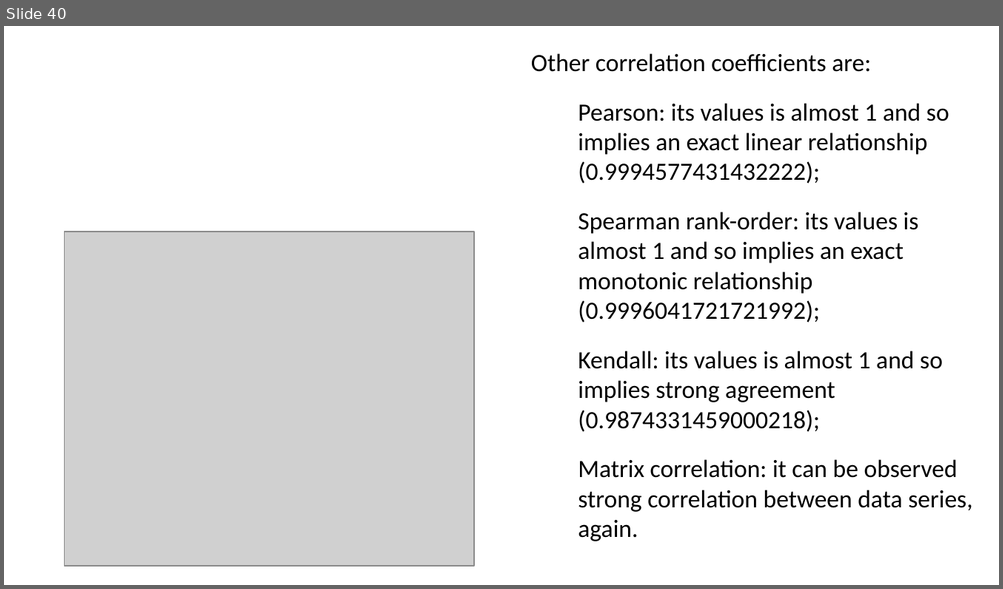
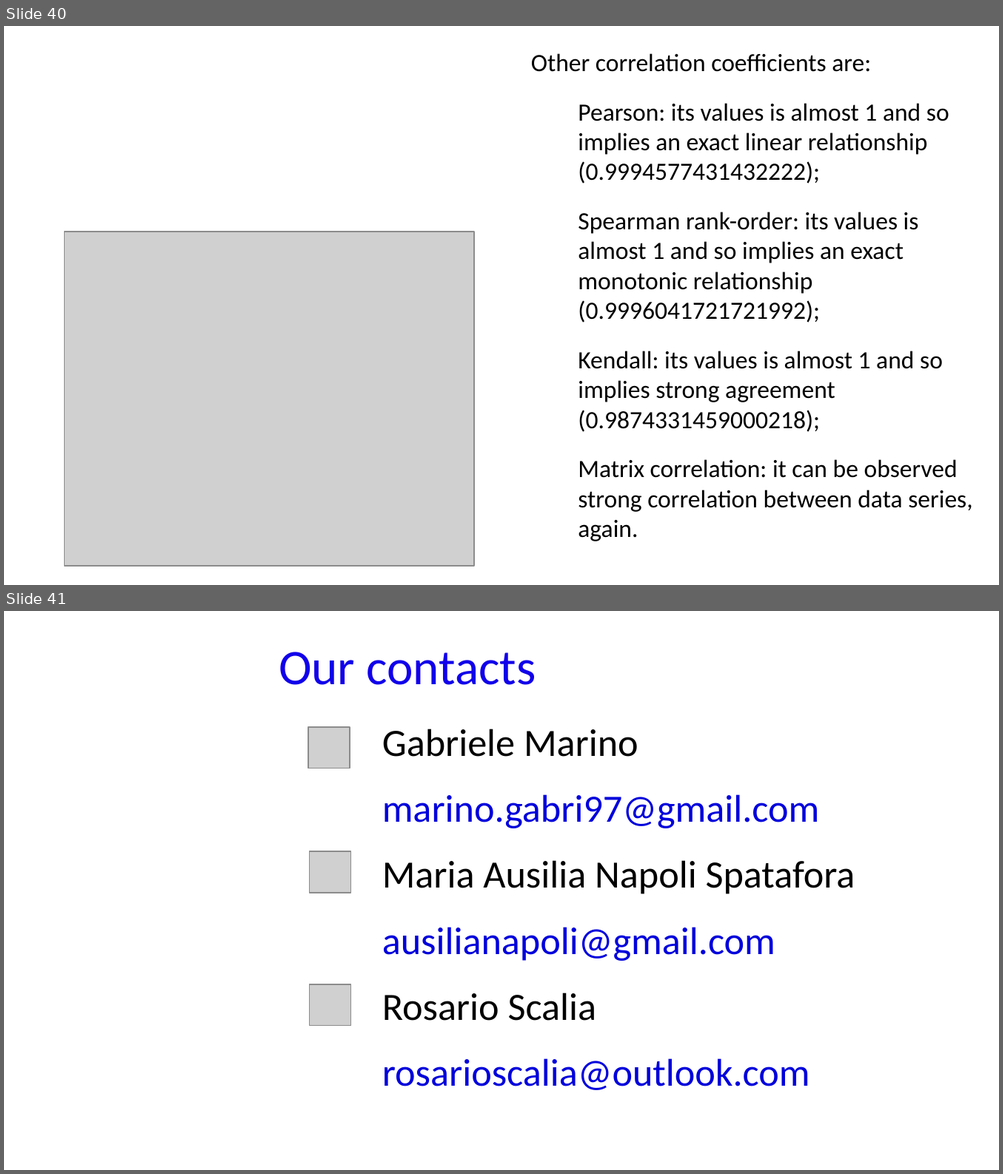
Before and after one commit to GabriM97/CryptoWolf, a slide deck: Student Presentation/Student_Presentation.odp. Shown one above the other, each under a label of ours: slide 40 before the commit, slides 40 and 41 after it. The pictures are 1003x589 and 1003x1174 pixels, drawn with LibreOffice and Linux fonts; fonts in the diff are those of the drawing; grey boxes stand for pictures; background and template pictures are left out. Boxes give left, top, right and bottom in pixels: in the first picture for what was removed or moved away, otherwise in the second. Text is boxed around its words. In the diff, an @@ line names an element or a change of style, - is before the commit and + after.

```diff
--- a/Student Presentation/Student_Presentation.odp
+++ b/Student Presentation/Student_Presentation.odp
@@ slide 41 added at [4, 611, 999, 1170], background picture (left out) @@
@@ title added at [279, 652, 535, 685], 36 pt, text #1100EA @@
+Our contacts
@@ picture added at [308, 727, 350, 769] @@
@@ text added at [382, 729, 855, 1091], 28 pt, text #0000DC @@
+Gabriele Marino
+marino.gabri97@gmail.com
+Maria Ausilia Napoli Spatafora
+ausilianapoli@gmail.com
+Rosario Scalia
+rosarioscalia@outlook.com
@@ picture added at [310, 851, 351, 894] @@
@@ picture added at [310, 985, 351, 1027] @@
```
Also in this commit, not shown: 8 slides changed, 2 other files.
